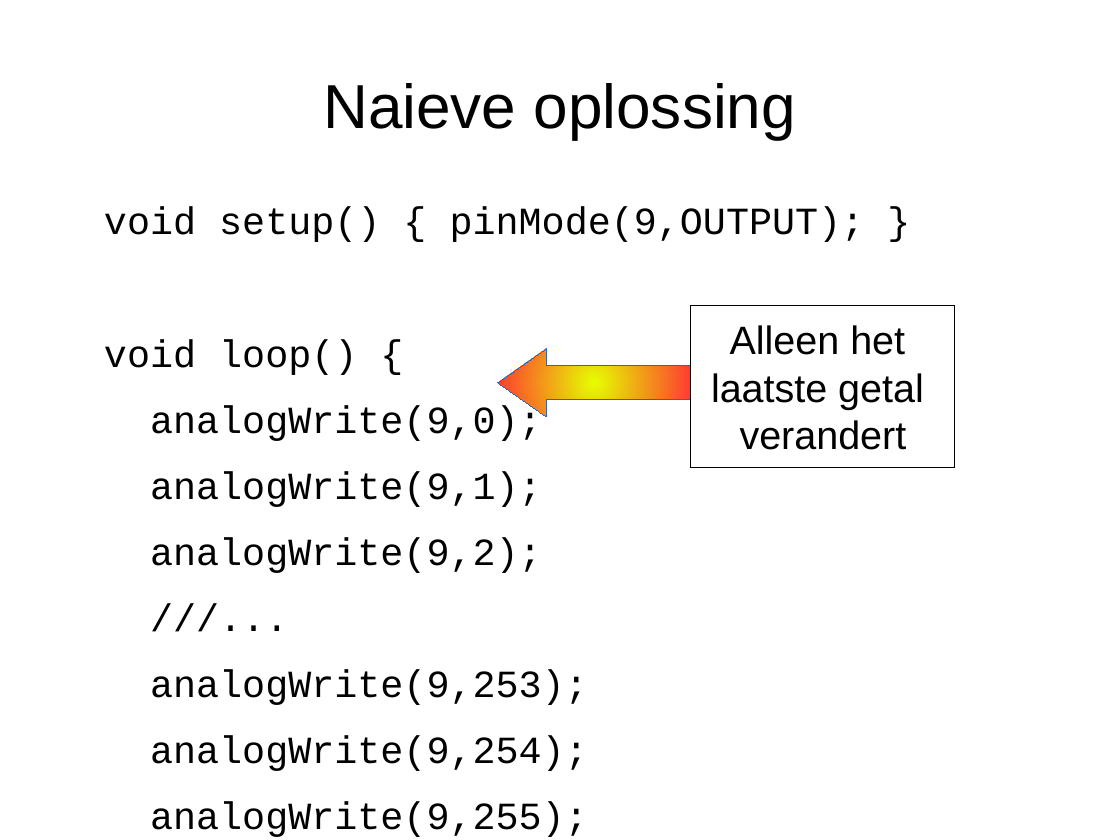
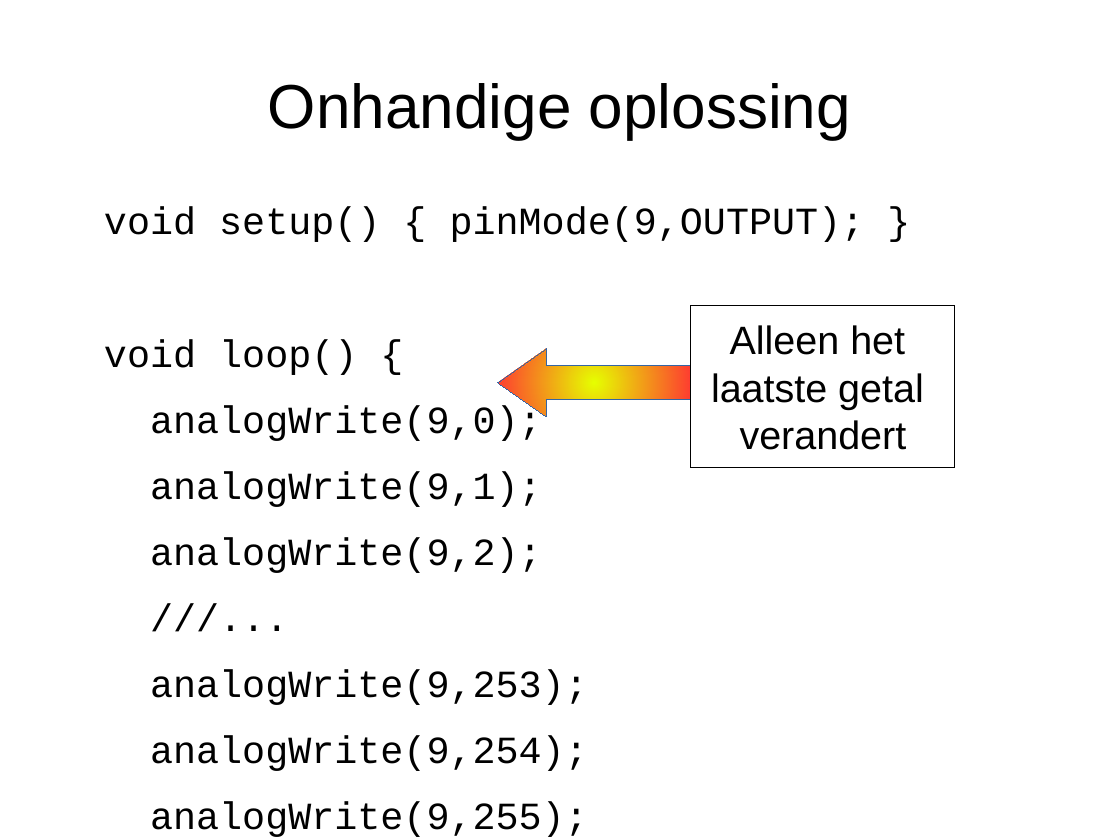
Before and after one commit to djog/arduino_cursus, a slide deck: slide 4 of Raw/For.odp. Drawn at 1120x840 pixels with LibreOffice and Linux fonts; fonts in the diff are those of the drawing. Boxes give left, top, right and bottom in pixels: in the first picture for what was removed or moved away, otherwise in the second. Text is boxed around its words. In the diff, an @@ line names an element or a change of style, - is before the commit and + after.

```diff
--- a/Raw/For.odp
+++ b/Raw/For.odp
@@ title at <box>268,83,851,139</box>: text changed @@
-Naieve oplossing
+Onhandige oplossing
```
Also in this commit, not shown: 5 other slides changed, 5 slides added, 9 other files.
